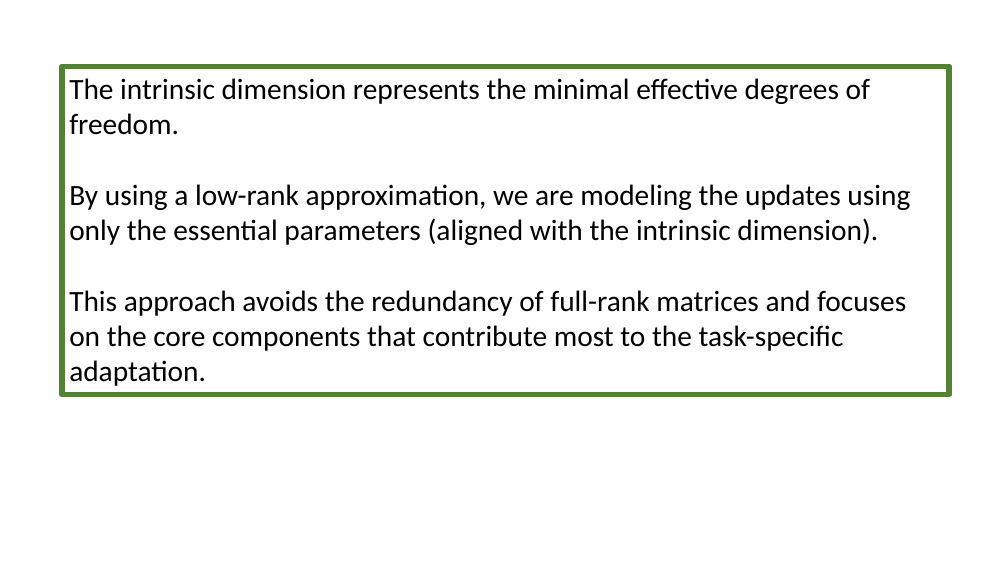
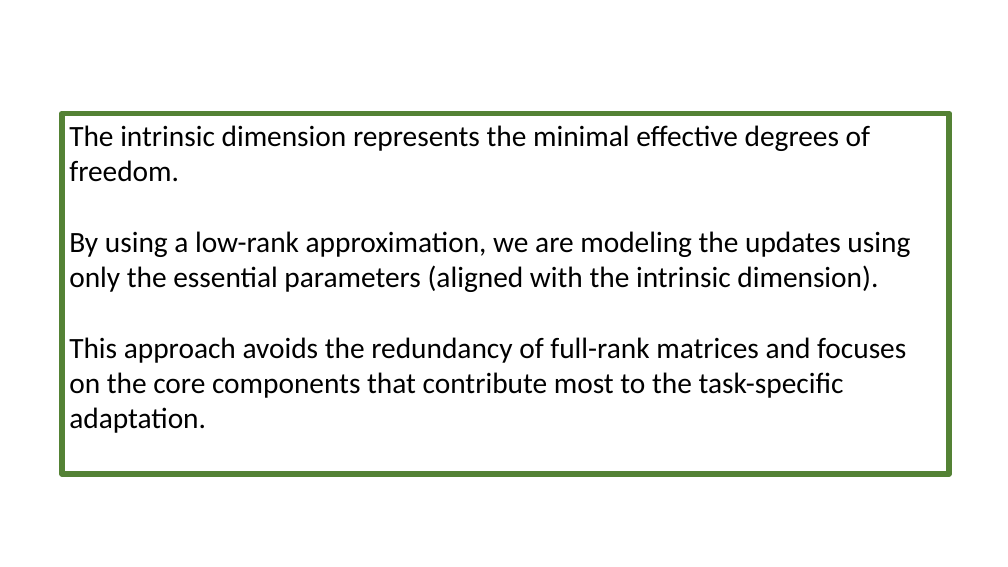
Before and after one commit to anuvindmp/S06, a slide deck: slide 38 of NLP/NOTES/new/LORA.pptx. Drawn at 1008x567 pixels with LibreOffice and Linux fonts; fonts in the diff are those of the drawing; background and template pictures are left out. Boxes give left, top, right and bottom in pixels: in the first picture for what was removed or moved away, otherwise in the second. Text is boxed around its words. In the diff, an @@ line names an element or a change of style, - is before the commit and + after.

```diff
--- a/NLP/NOTES/new/LORA.pptx
+++ b/NLP/NOTES/new/LORA.pptx
@@ rectangle "The intrinsic dimension represents the ...": place and size @@
-rectangle "The intrinsic dimension represents the ..." at (62,67,950,395)
+rectangle "The intrinsic dimension represents the ..." at (62,113,950,474)
```
Also in this commit, not shown: 55 other slides changed, 3 other files.
